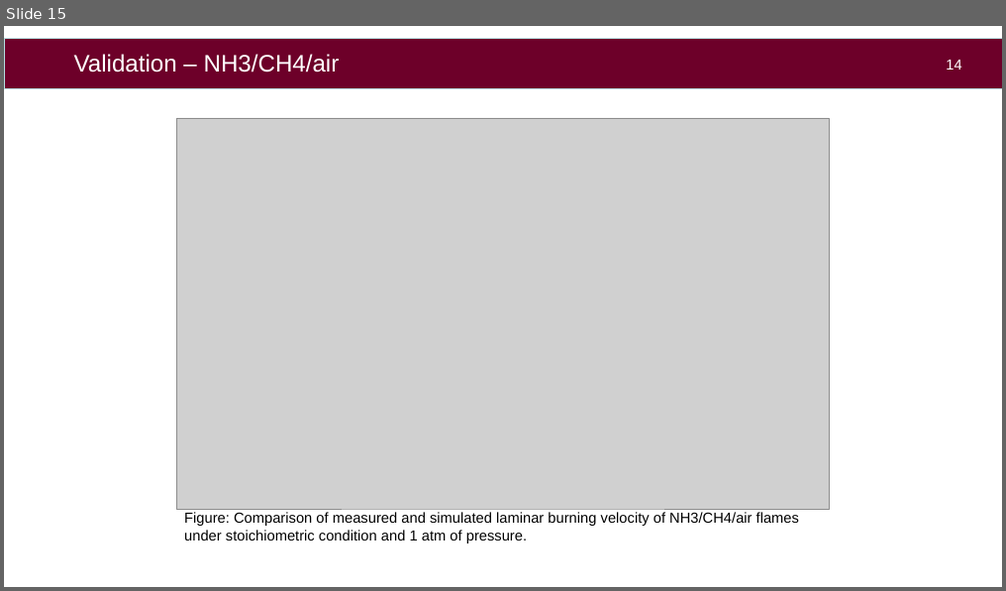
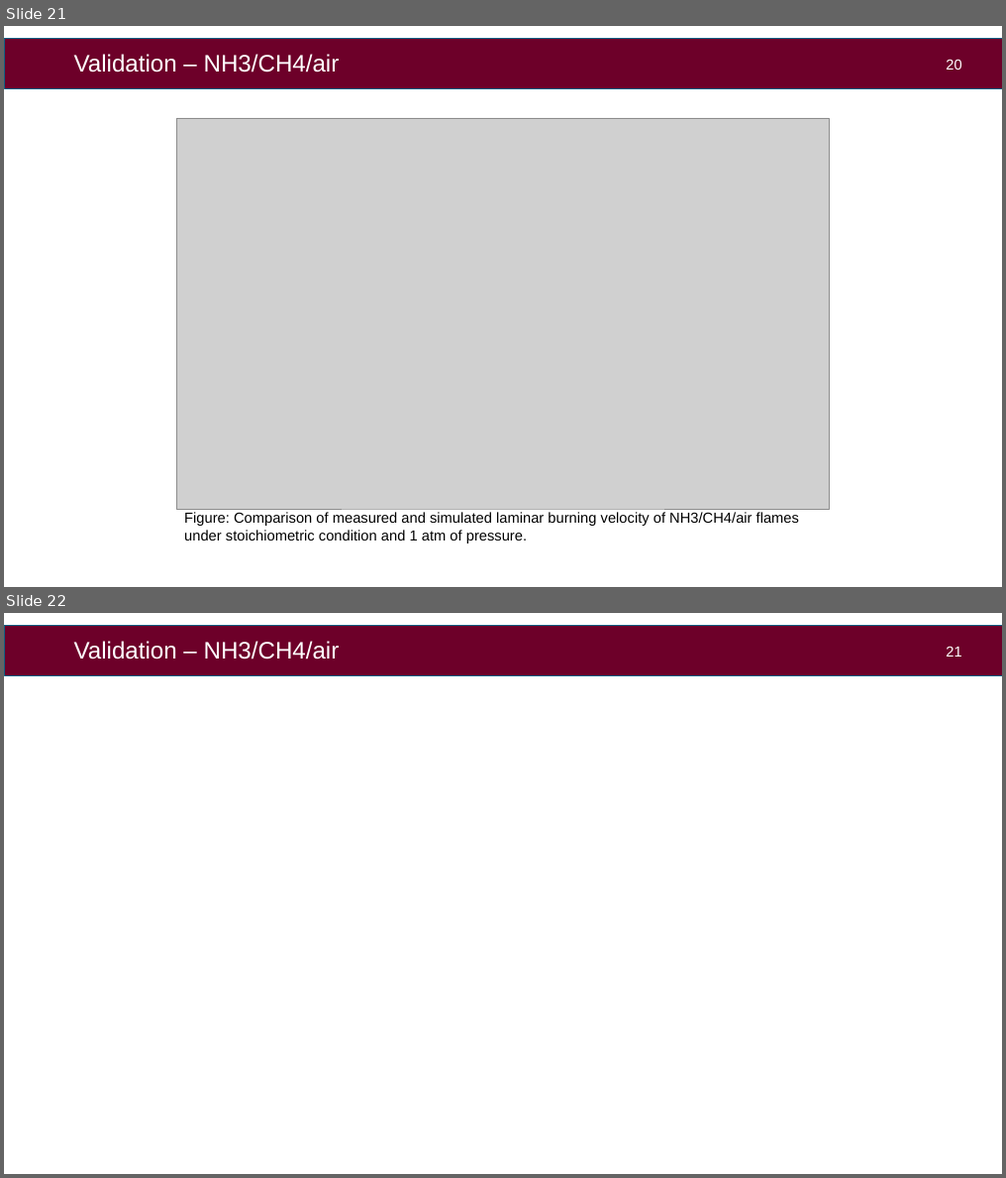
Before and after one commit to aahil-wq/lab-presentations, a slide deck: icfd2026/pres/kyushu_ppt_16-9.pptx. Shown one above the other, each under a label of ours: slide 15 before the commit, slides 21 and 22 after it. The pictures are 1006x591 and 1006x1178 pixels, drawn with LibreOffice and Linux fonts; fonts in the diff are those of the drawing; grey boxes stand for pictures; background and template pictures are left out. Boxes give left, top, right and bottom in pixels: in the first picture for what was removed or moved away, otherwise in the second. Text is boxed around its words. In the diff, an @@ line names an element or a change of style, - is before the commit and + after.

```diff
--- a/icfd2026/pres/kyushu_ppt_16-9.pptx
+++ b/icfd2026/pres/kyushu_ppt_16-9.pptx
@@ slide 22 added at (x1=4, y1=613, x2=1002, y2=1174), background #FFFFFF; not listed: 1 template element that a slide beside it also shows @@
@@ title added at (x1=74, y1=641, x2=340, y2=660), 23 pt, text #FFFFFF @@
+Validation – NH3/CH4/air
@@ page number added at (x1=945, y1=646, x2=961, y2=657), 14 pt, text #FFFFFF @@
+21
@@ what was slide 15 is now slide 21 @@
@@ slide 21 changed as well @@
@@ rectangle at (x1=4, y1=39, x2=1002, y2=89): outline #B6DCDF 0.75 pt to #125F82 0.75 pt @@
@@ page number at (x1=945, y1=59, x2=961, y2=70): text changed @@
-14
+20
```
Also in this commit, not shown: 13 other slides changed, 7 other slides added, 1 slide removed, 8 other files.
